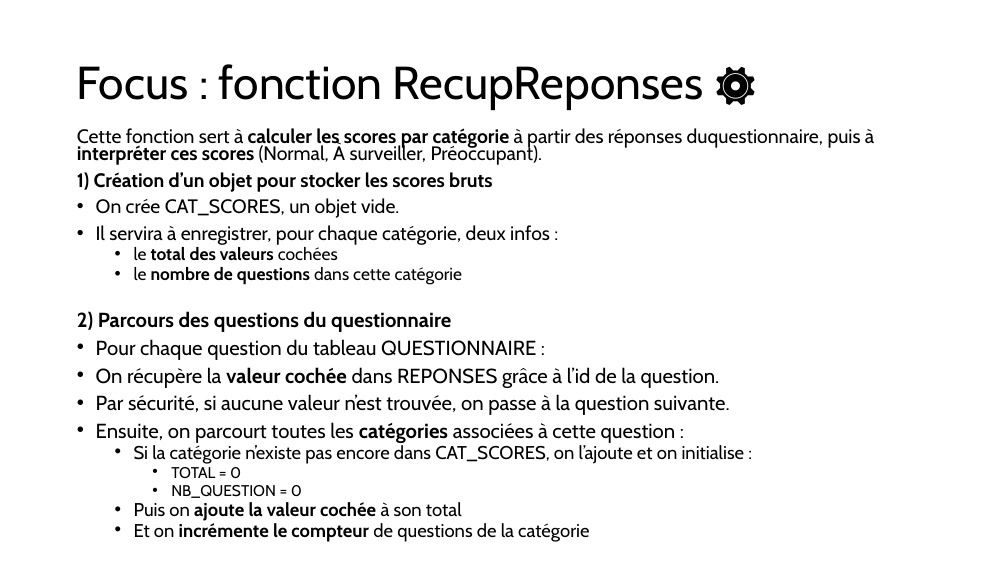
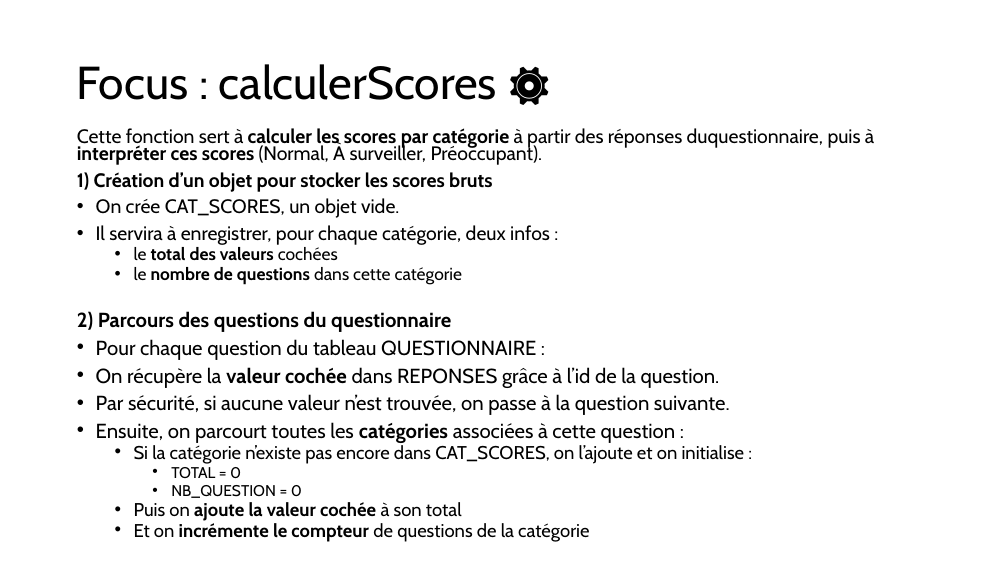
Before and after one commit to Pecorinow/Workshop_1, a slide deck: slide 6 of Workshop_Presentation.pptx. Drawn at 1008x567 pixels with LibreOffice and Linux fonts; fonts in the diff are those of the drawing. Boxes give left, top, right and bottom in pixels: in the first picture for what was removed or moved away, otherwise in the second. Text is boxed around its words. In the diff, an @@ line names an element or a change of style, - is before the commit and + after.

Commit message:
jgf

```diff
--- a/Workshop_Presentation.pptx
+++ b/Workshop_Presentation.pptx
@@ title at [77,64,497,100]: text changed @@
-Focus : fonction RecupReponses ⚙️
+Focus : calculerScores ⚙️
```
